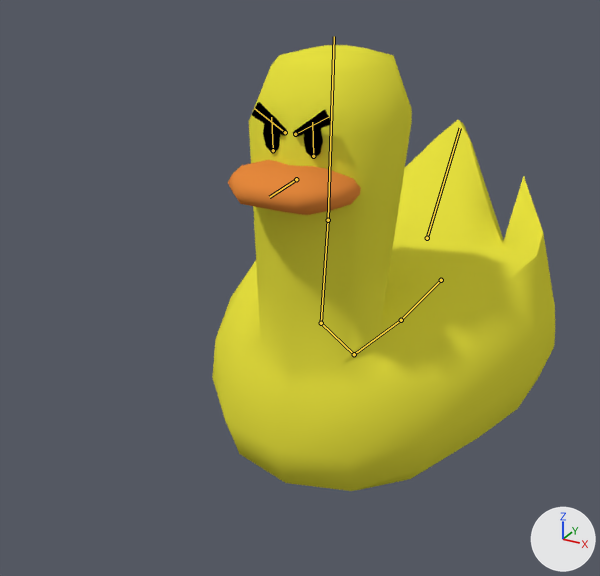
An edit to the Blender file Assets/3D/Raw/Duck/DuckMeele.blend, drawn before and after from the same camera.
Before and after are seen from a camera (50 mm lens) standing at (1.44, -3.43, 2.41) and looking at (-0.17, -0.51, 0.95). Arrows for +X, +Y and +Z are at lower right; the lights stay in place. The bones that bend it are drawn over the model as lines.

Objects in the first picture: 'Beak', 'DuckMeele', 'eyebrow', 'eyes'.
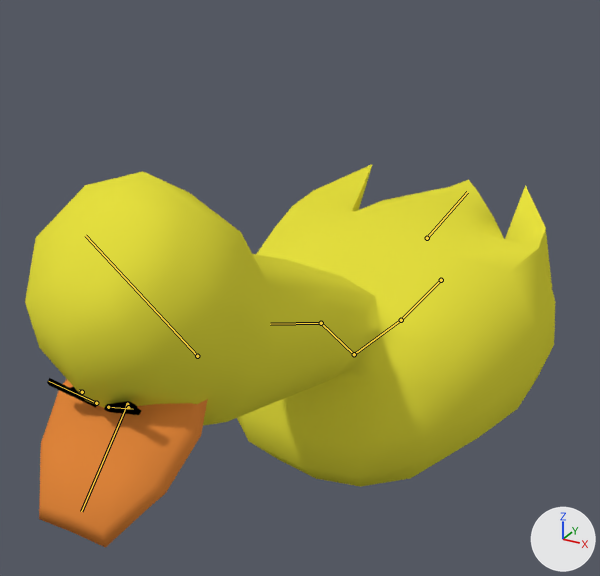
The newer file adds an action. The first version stands in its rest pose; the second is drawn at frame 17 of the action 'Attack_DuckMeele'.

What the commit changed:
Bone 'Neck' (bone_neck) turns from (0, 0, 0) to (74, 0, 0) degrees about its own x, y and z.
Bone 'Head' (bone_head) moves from (0.0, 0.0, 0.0) to (0.0, 0.465, 0.065).
Bone 'Head' (bone_head) turns from (0, 0, 0) to (-33, 0, 0) degrees about its own x, y and z.
Bone 'Beak' (bone_beak) is rescaled from (1.0, 1.0, 1.0) to (1.0, 1.64, 1.0).
Bone 'Eye.R' (bone_eye_r) is rescaled from (1.0, 1.0, 1.0) to (1.0, 0.12, 1.0).
Bone 'Eye.L' (bone_eye_l) is rescaled from (1.0, 1.0, 1.0) to (1.0, 0.12, 1.0).
Bone 'Eyebrow.R' (bone_eyebrow_r) moves from (0.0, 0.0, 0.0) to (0.068, -0.038, 0.0).
Bone 'Eyebrow.L' (bone_eyebrow_l) moves from (0.0, 0.0, 0.0) to (-0.068, -0.038, 0.0).
Bone 'Tail' (bone_tail) turns from (0, 0, 0) to (-44, 0, 0) degrees about its own x, y and z.

Where the change shows, as pixel boxes (x1, y1, x2, y2) in the pictures (600 x 576 px):
'DuckMeele', posed (54% wider, 28% shorter): before (212, 45, 555, 491); after (25, 164, 555, 487)
'Beak', posed: before (228, 160, 361, 215); after (39, 379, 208, 548)
'eyebrow', posed (17% wider): before (252, 102, 332, 137); after (47, 378, 141, 415)
'eyes', posed (10% wider, 37% shorter): before (263, 124, 323, 158); after (71, 387, 137, 408)
bone 'Neck', root to tip: before (321, 323) to (328, 220); after (321, 323) to (270, 324)
bone 'Head', root to tip: before (328, 220) to (334, 36); after (197, 356) to (85, 235)
bone 'Beak', root to tip: before (296, 179) to (269, 197); after (127, 404) to (81, 511)
bone 'Eye.R', root to tip: before (313, 156) to (312, 122); after (128, 407) to (125, 405)
bone 'Eye.L', root to tip: before (273, 150) to (271, 117); after (82, 392) to (79, 390)
bone 'Eyebrow.R', root to tip: before (295, 134) to (328, 117); after (108, 407) to (133, 409)
bone 'Eyebrow.L', root to tip: before (285, 132) to (254, 108); after (96, 403) to (48, 381)
bone 'Tail', root to tip: before (427, 238) to (460, 128); after (427, 238) to (467, 192)
